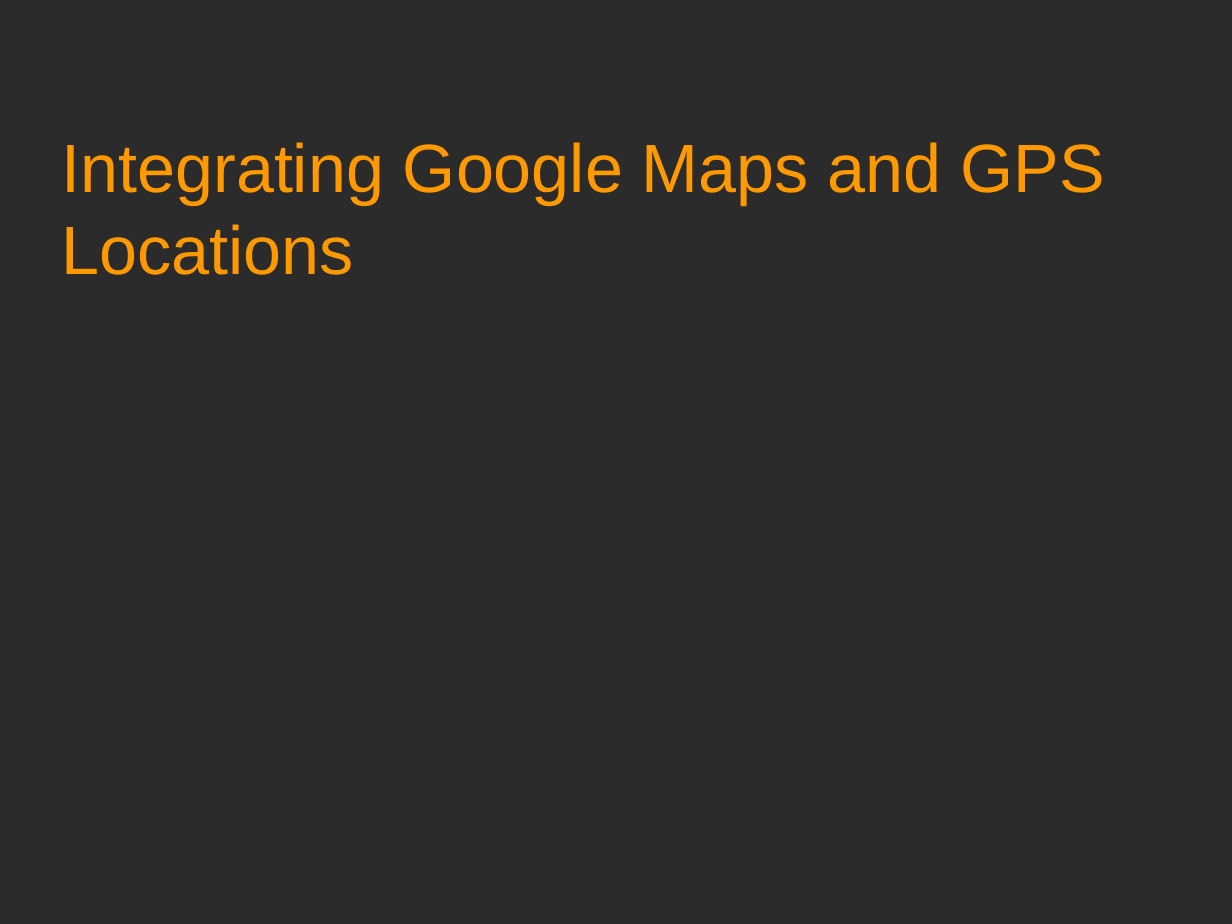
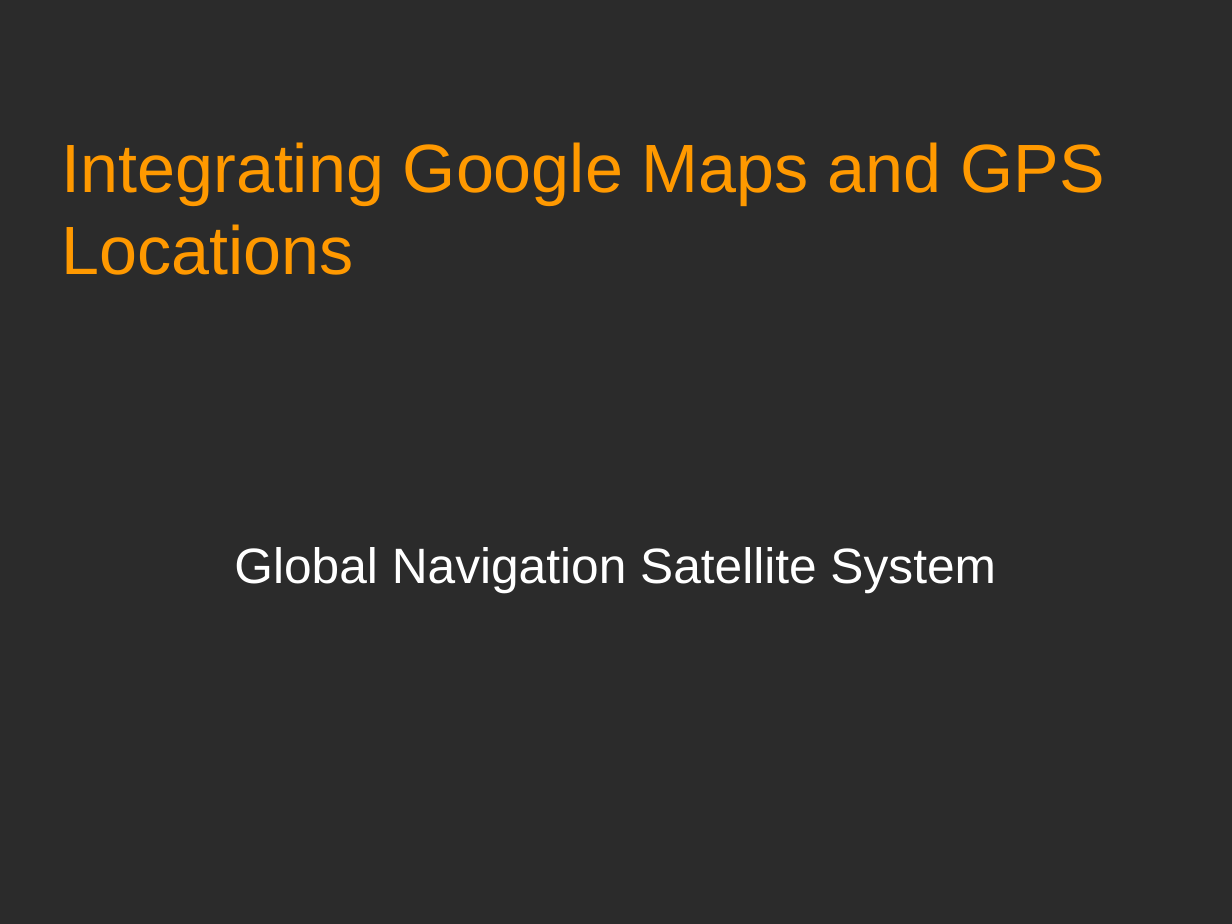
Before and after one commit to Academy-Soft-Intellect/Android-Programming-for-Beginners, a slide deck: slide 1 of 25_Integrating_Google_Maps_and_GPS_Locations.odp. Drawn at 1232x924 pixels with LibreOffice and Linux fonts; fonts in the diff are those of the drawing; background and template pictures are left out; a plain dark background stands for a picture behind light text. Boxes give left, top, right and bottom in pixels: in the first picture for what was removed or moved away, otherwise in the second. Text is boxed around its words. In the diff, an @@ line names an element or a change of style, - is before the commit and + after.

```diff
--- a/25_Integrating_Google_Maps_and_GPS_Locations.odp
+++ b/25_Integrating_Google_Maps_and_GPS_Locations.odp
@@ subtitle added at <box>234,547,996,592</box>, 32 pt, text #FFFFFF @@
+Global Navigation Satellite System
```
Also in this commit, not shown: 1 other slide changed, 5 slides added.
